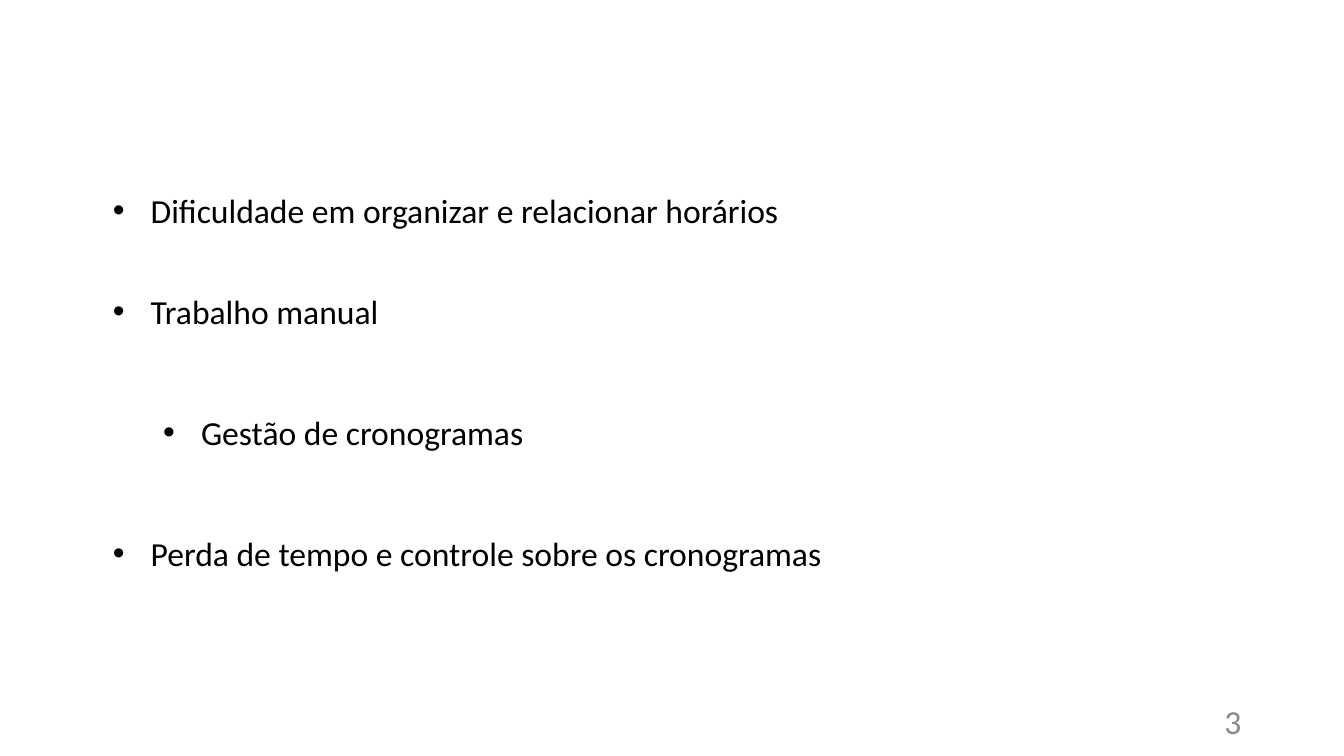
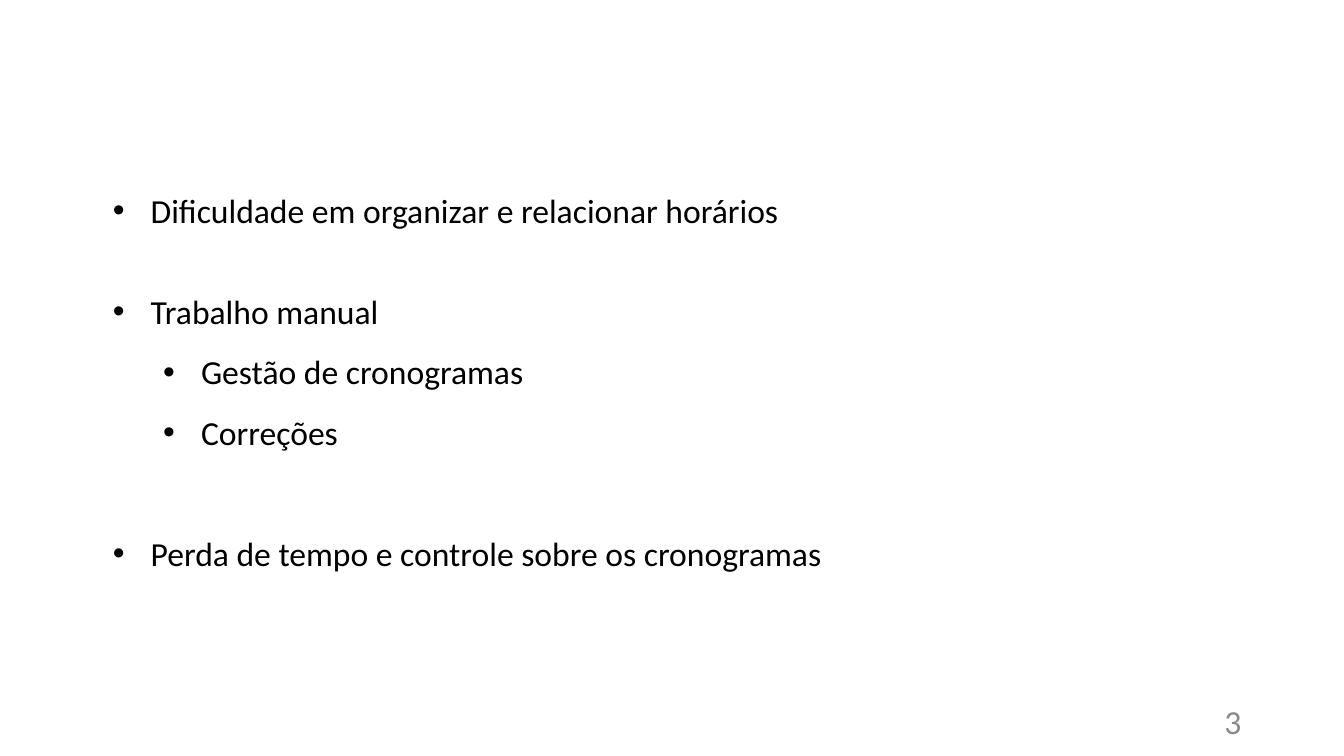
Before and after one commit to Teh-Venom/ChronoSchool, a slide deck: slide 3 of doc/ChronoSchool.pptx. Drawn at 1344x756 pixels with LibreOffice and Linux fonts; fonts in the diff are those of the drawing; background and template pictures are left out. Boxes give left, top, right and bottom in pixels: in the first picture for what was removed or moved away, otherwise in the second. Text is boxed around its words. In the diff, an @@ line names an element or a change of style, - is before the commit and + after.

```diff
--- a/doc/ChronoSchool.pptx
+++ b/doc/ChronoSchool.pptx
@@ text at bbox=[201, 422, 338, 451]: paragraph added @@
+  • Correções
```
Also in this commit, not shown: 2 other slides changed, 3 slides added, 5 slides removed, 2 other files.
